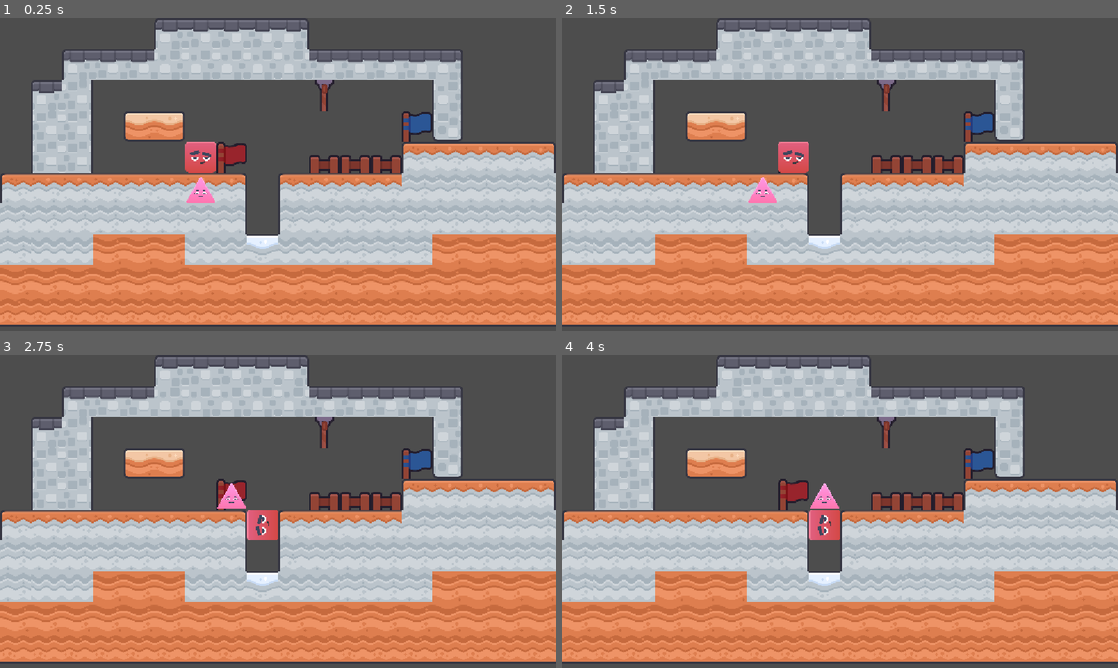
Above: before the commit, frames 1-4 (two rows, left to right).
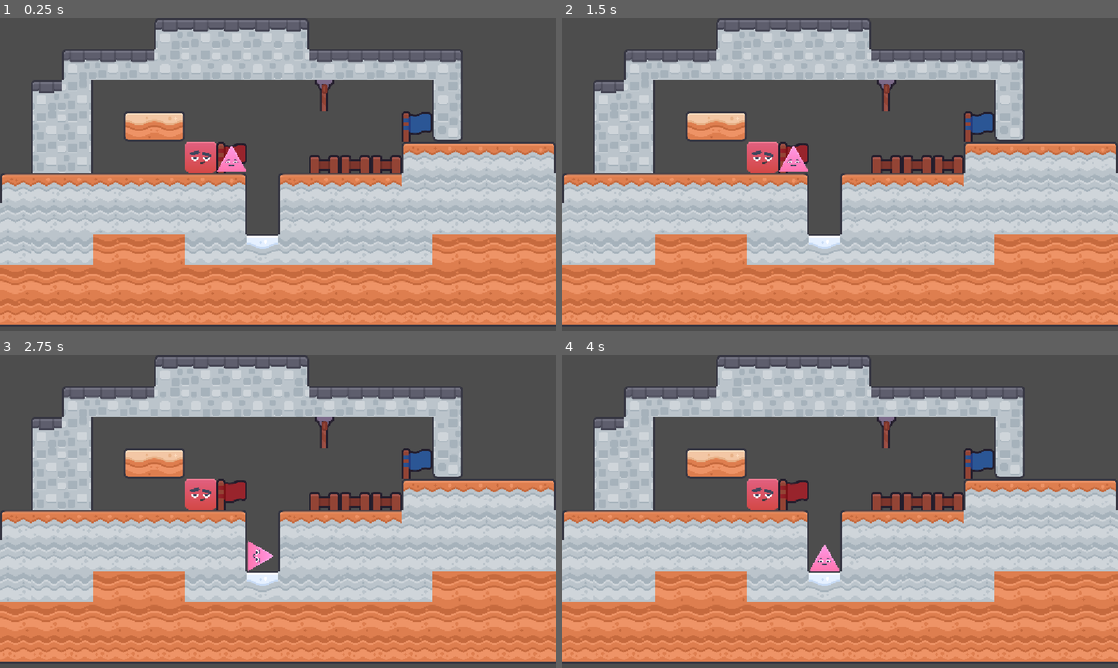
Above: after the commit, the same moments.

Repository: pklito/juniper-jam
Game: Godot game, scene res://scenes/levels/title_screen.tscn
Same seed, same stepped clock (60 frames per second), same inputs: the game is played once before the commit and once after it. The project has no main scene, so this scene is started directly.
Inputs (mouse positions are in pixels of both pictures, inside the frame that each line leads up to):
- Up to frame 1 (0.25 s): no input
- Up to frame 2 (1.5 s): tap Enter at 0.5 s; drag from (762, 155) to (895, 105) at 0.52 s; drag from (762, 193) to (812, 237) at 1.27 s
- Up to frame 3 (2.75 s): move the mouse to (333, 442) at 2.02 s; click (333, 442) at 2.17 s
- Up to frame 4 (4 s): drag from (812, 574) to (673, 464) at 2.77 s; tap Space at 3.5 s; move the mouse to (1006, 558) at 3.52 s; click (1006, 558) at 3.67 s

The runs differ from the first frame. In frame 1, 0.5% of the frame differs, in the area x 33-45%, y 40-60%; in frame 2, 1.3%; in frame 3, 1.5%, in the area x 33-50%, y 39-70%; in frame 4, 1.5%.

Commit message:
calculate pixels out of function

Diff:
--- a/scripts/game.gd
+++ b/scripts/game.gd
@@ -6,7 +6,7 @@
 
 @export_group("Level config")
 @export var square_start_pos : Vector2i = Vector2i(6,4)
-@export var triangle_start_pos : Vector2i = Vector2i(6,5)
+@export var triangle_start_pos : Vector2i = Vector2i(7,4)
 @export var target_tiles_wide: int = 18
 
 @export_group("Connections")
@@ -36,7 +36,6 @@
 	Globals.MOVE_RULE = move_rule
 	Globals.CLIMB_RULE = climb_rule
 	Globals.ALLOW_CORNER_TURN = allow_corner_turn
-
 
 # Players
 class Player:
@@ -146,11 +145,6 @@
 		if Globals.CLIMB_RULE == Globals.ClimbRules.FALL_GROUND_DIR:
 			_drop_ground_dir()
 
-
-
-
-
-
 # Special func
 func _ready() -> void:
 	# _update_locals()
--- a/scripts/tiles.gd
+++ b/scripts/tiles.gd
@@ -6,13 +6,15 @@
 var canvas_size : Vector2i
 var pixel_scale : float
 
+static func calculate_pixel_scale(_tile_pixels:int, _canvas_size:Vector2i, _target_width : int ) -> float:
+	return float(_canvas_size.x) / (_target_width * _tile_pixels)
 
 func _init(_tile_pixels:int, _canvas_size:Vector2i, _target_width : int ) -> void:
 	width = _target_width
 	tile_pixels = _tile_pixels
 	canvas_size = _canvas_size
 	# How much are the tiles are scaled up
-	pixel_scale = float(_canvas_size.x) / (_target_width * _tile_pixels)
+	pixel_scale = calculate_pixel_scale(_tile_pixels, _canvas_size, _target_width)
 	height = ceil(canvas_size.y / (pixel_scale * _tile_pixels))
 
 func get_tile_type(layer : TileMapLayer, pos: Vector2i) -> Utils.TileType:
